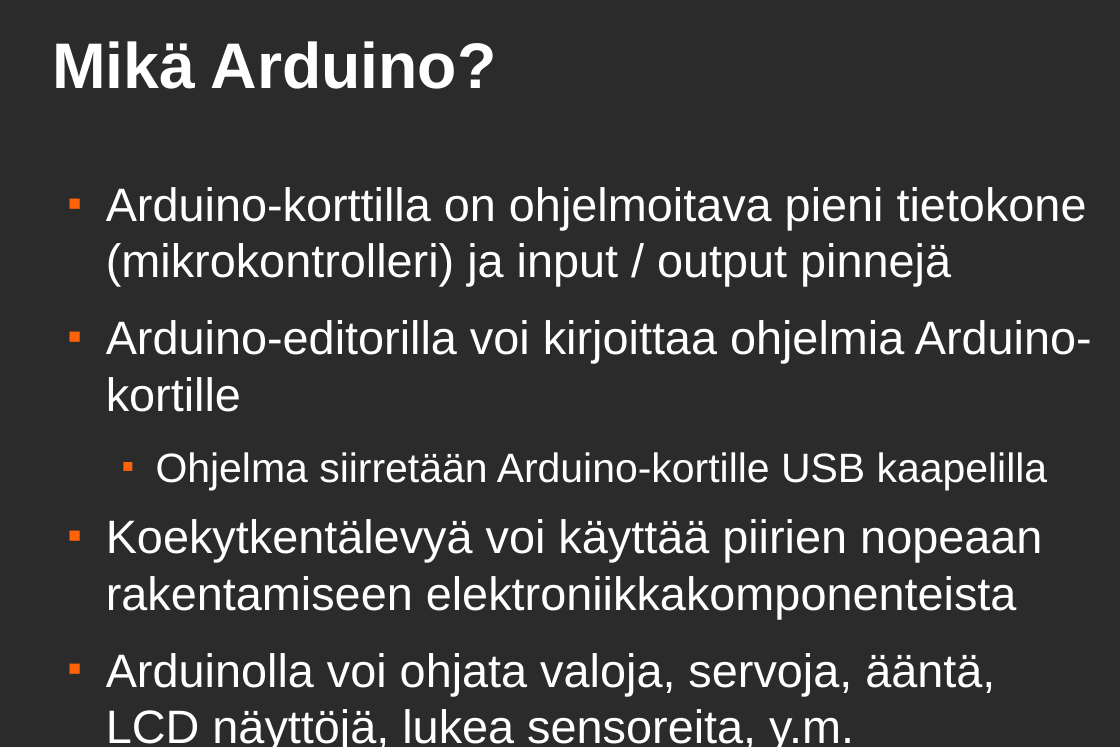
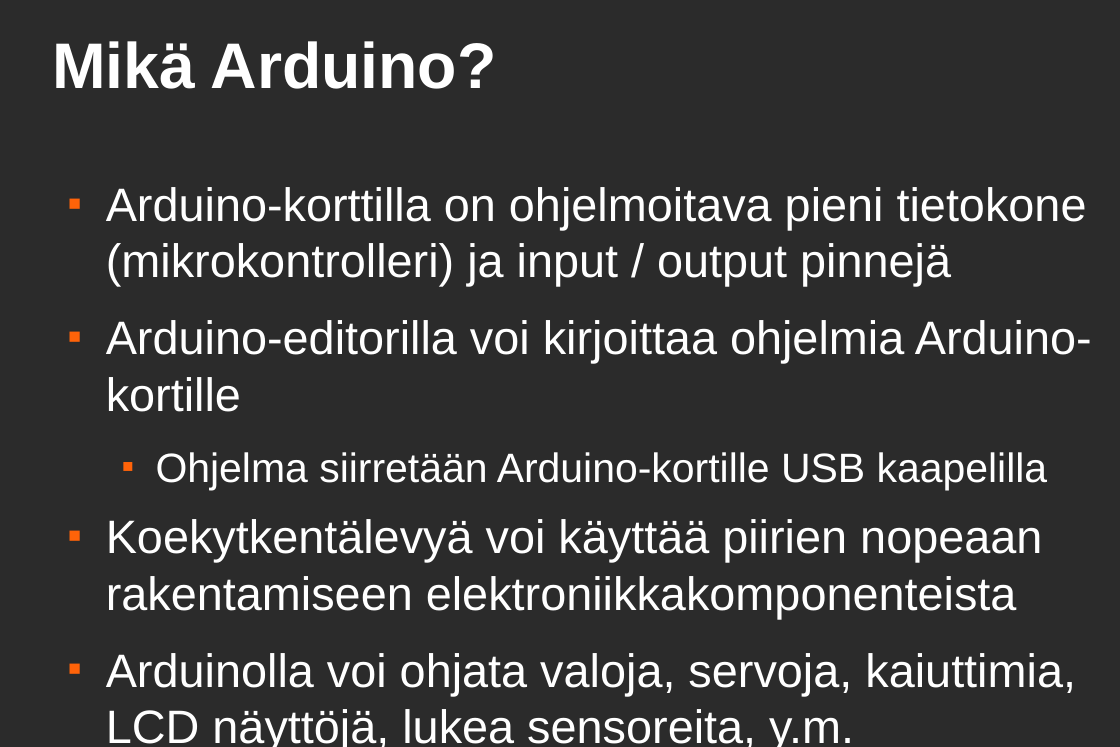
Before and after one commit to HelsinkiHacklab/arduinon-perusteet, a slide deck: slide 2 of arduinon-perusteet.odp. Drawn at 1120x747 pixels with LibreOffice and Linux fonts; fonts in the diff are those of the drawing; background and template pictures are left out; a plain dark background stands for a picture behind light text. Boxes give left, top, right and bottom in pixels: in the first picture for what was removed or moved away, otherwise in the second. Text is boxed around its words. In the diff, an @@ line names an element or a change of style, - is before the commit and + after.

```diff
--- a/arduinon-perusteet.odp
+++ b/arduinon-perusteet.odp
@@ text at [106, 653, 1076, 747]: text changed @@
-■ Arduinolla voi ohjata valoja, servoja, ääntä, LCD näyttöjä, lukea sensoreita, y.m.
+■ Arduinolla voi ohjata valoja, servoja, kaiuttimia, LCD näyttöjä, lukea sensoreita, y.m.
```
Also in this commit, not shown: 5 other slides changed, 2 slides added, 1 slide removed.
